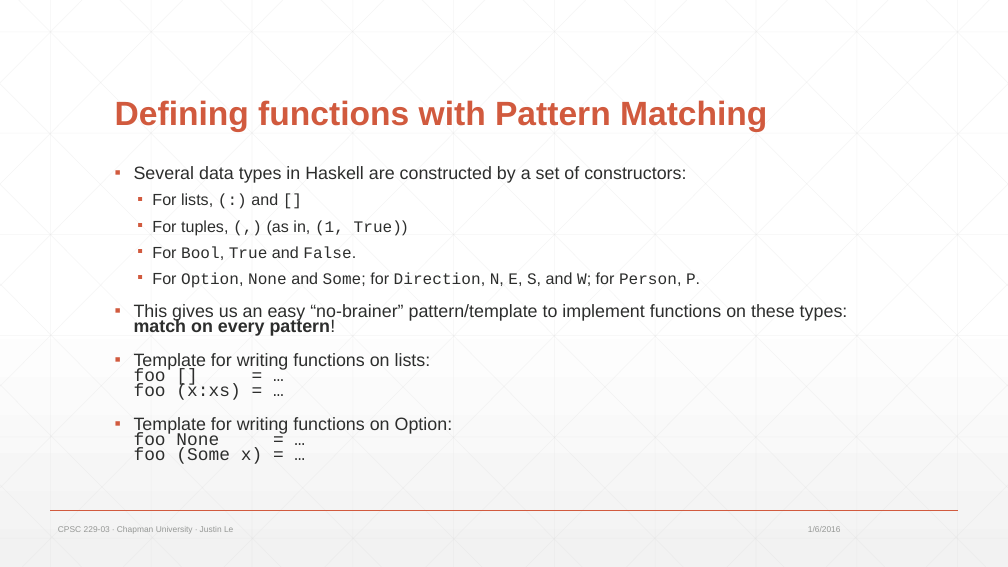
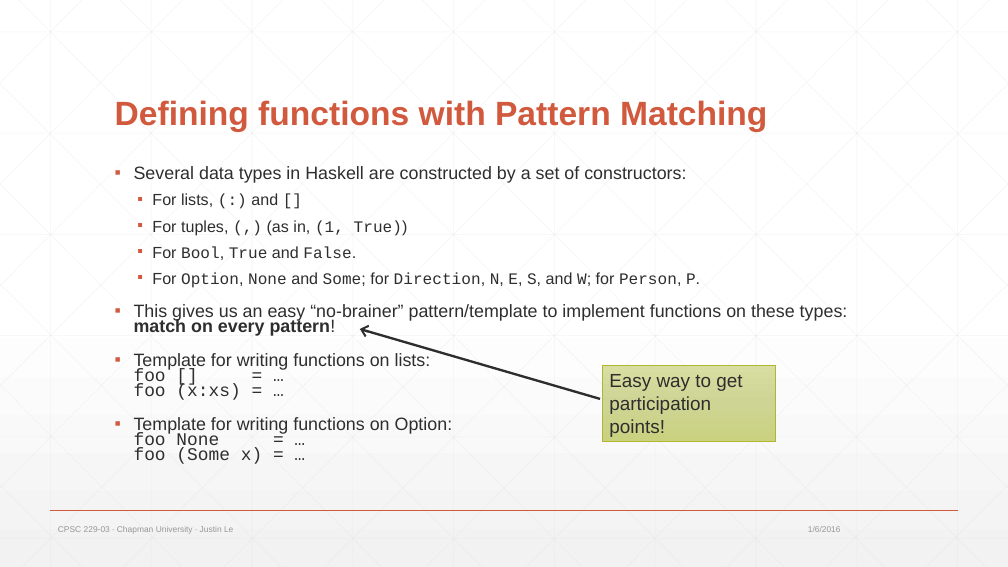
Before and after one commit to mstksg/CPSC229-03-WI16-Course-Materials, a slide deck: slide 13 of lectures/lecture-03/Lec 03.pptx. Drawn at 1008x567 pixels with LibreOffice and Linux fonts; fonts in the diff are those of the drawing. Boxes give left, top, right and bottom in pixels: in the first picture for what was removed or moved away, otherwise in the second. Text is boxed around its words. In the diff, an @@ line names an element or a change of style, - is before the commit and + after.

```diff
--- a/lectures/lecture-03/Lec 03.pptx
+++ b/lectures/lecture-03/Lec 03.pptx
@@ arrow added from (600, 399) to (360, 329), #2D2E2D 2.25 pt @@
@@ rectangle added at (602,365,775,442), fill gradient #D8DEA1 to #CFD595 to #CBD381, outline #AEB733 0.5 pt, 18 pt, text #2D2E2D @@
+Easy way to get participation points!
```
Also in this commit, not shown: 1 other file.
